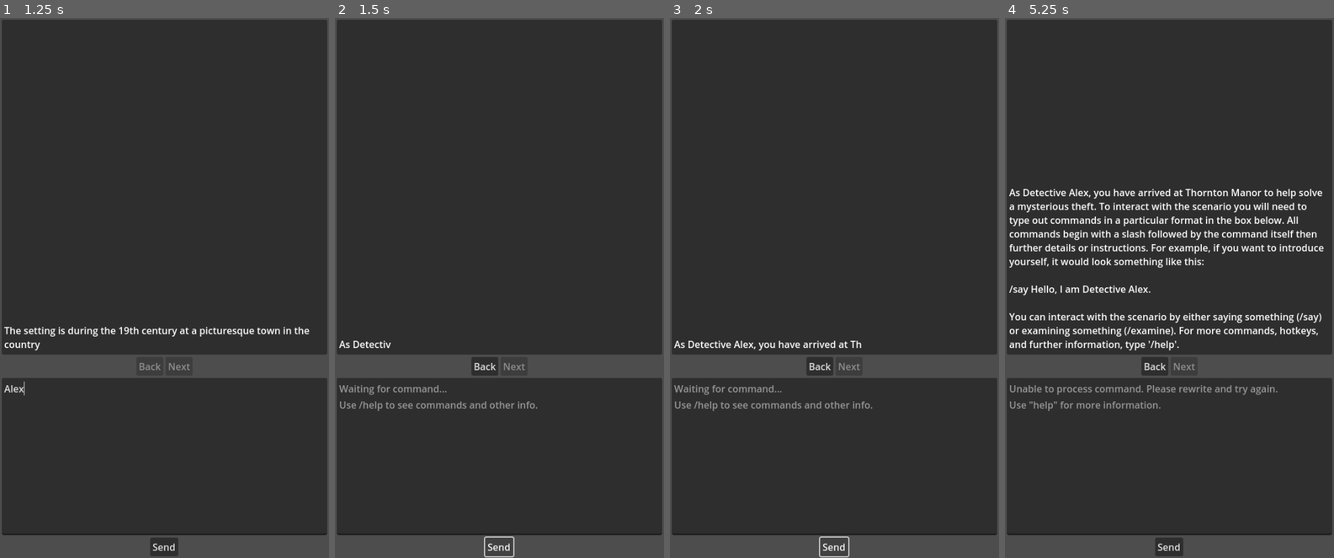
Above: before the commit, frames 1-4 (left to right).
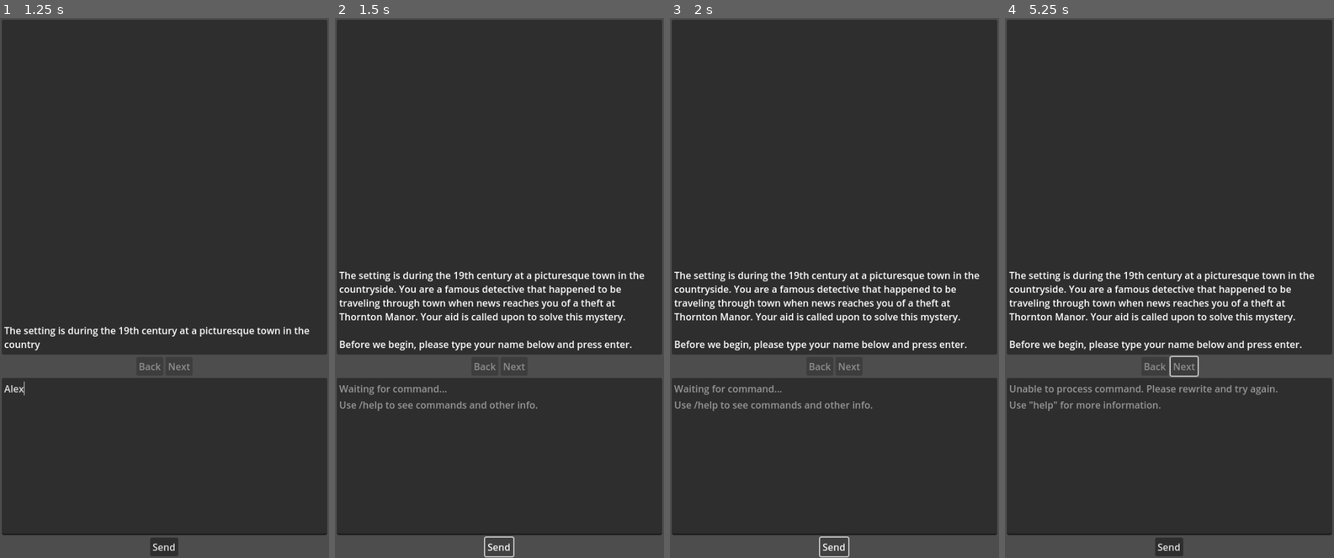
Above: after the commit, the same moments.

Repository: edmundmtang/gpt_mystery_game
Game: Godot game, scene res://Main.tscn
Two runs of this game, one before a commit and one after it. Both use one fixed random seed, a clock stepped at 60 frames per second and the inputs below.
Inputs (mouse positions are in pixels of both pictures, inside the frame that each line leads up to):
- Up to frame 1 (1.25 s): click (164, 455) at 0.52 s; type "Alex" at 0.6 s
- Up to frame 2 (1.5 s): click "Send" at 1.25 s
- Up to frame 3 (2 s): no input
- Up to frame 4 (5.25 s): click "Send" at 2 s; click "Send" at 2.75 s; click (1156, 363) at 3.5 s, where only the run before the commit has a clickable "Back"; click (1182, 363) at 4.25 s, where only the run before the commit has a clickable "Next"; tap Enter at 5 s; move the mouse to (1241, 261) at 5.02 s; click (1241, 261) at 5.17 s

Frame 1 is identical in both runs. In frame 2, 3.1% of the frame differs, in the area x 1-95%, y 47-66%; in frame 3, 3.2%; in frame 4, 8.0%, in the area x 1-97%, y 31-67%.
Error in both runs: Cannot call method 'get_as_text' on a null value. (res://lm/OpenAI_API.gd:9)

Commit message:
make some tweaks about how the display box instantly fills up when receiving input commands. Also make it scroll down faster when overflowing.

Diff:
--- a/godot/Main.gd
+++ b/godot/Main.gd
@@ -74,6 +74,10 @@
 
 func handle_navigation_event(type: int) -> void:
     display_box.typing_sound.play_random()
+    if display_box.is_growing_text:
+        display_box.set_text_full()
+        accept_event()
+        return
     match type:
         DisplayBox.navigation.INSTRUCTIONS:
             if GameState.debug:
--- a/godot/ui/DisplayBox.gd
+++ b/godot/ui/DisplayBox.gd
@@ -65,7 +65,7 @@
     )
     text_panel.resized.connect(
         func() -> void:
-            text_scroll.scroll_vertical += 50 # Arbitrarily num
+            text_scroll.scroll_vertical += 60 # Arbitrarily num
     )
 
     back_button.button_down.connect(typing_sound.play_random)
@@ -144,7 +144,6 @@
             text_box.text = error_text
             set_text_full()
 
-
 func format_message(message: Dictionary, type: int) -> String:
     # take message as a dictionary then format it as BBCode to use in display
     var res: String
